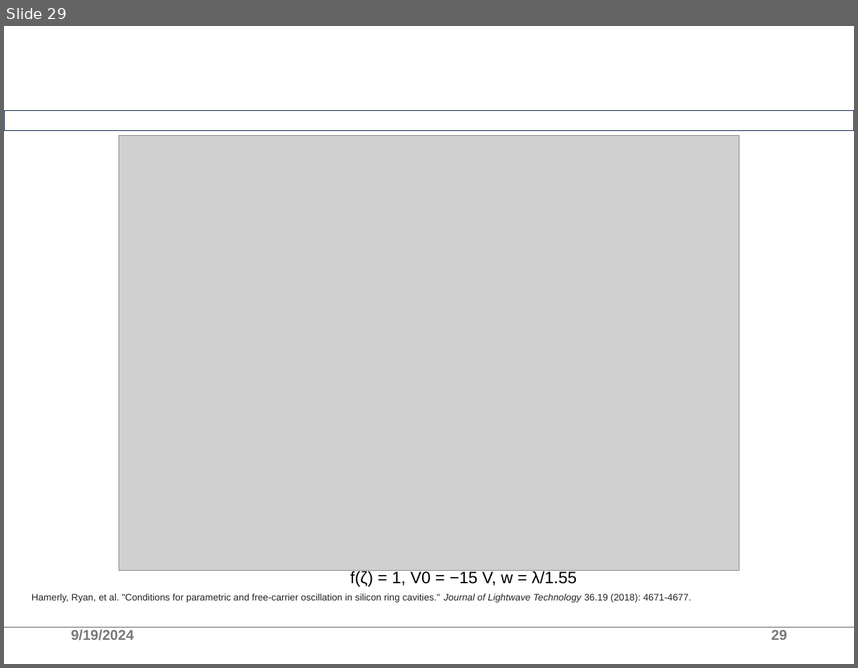
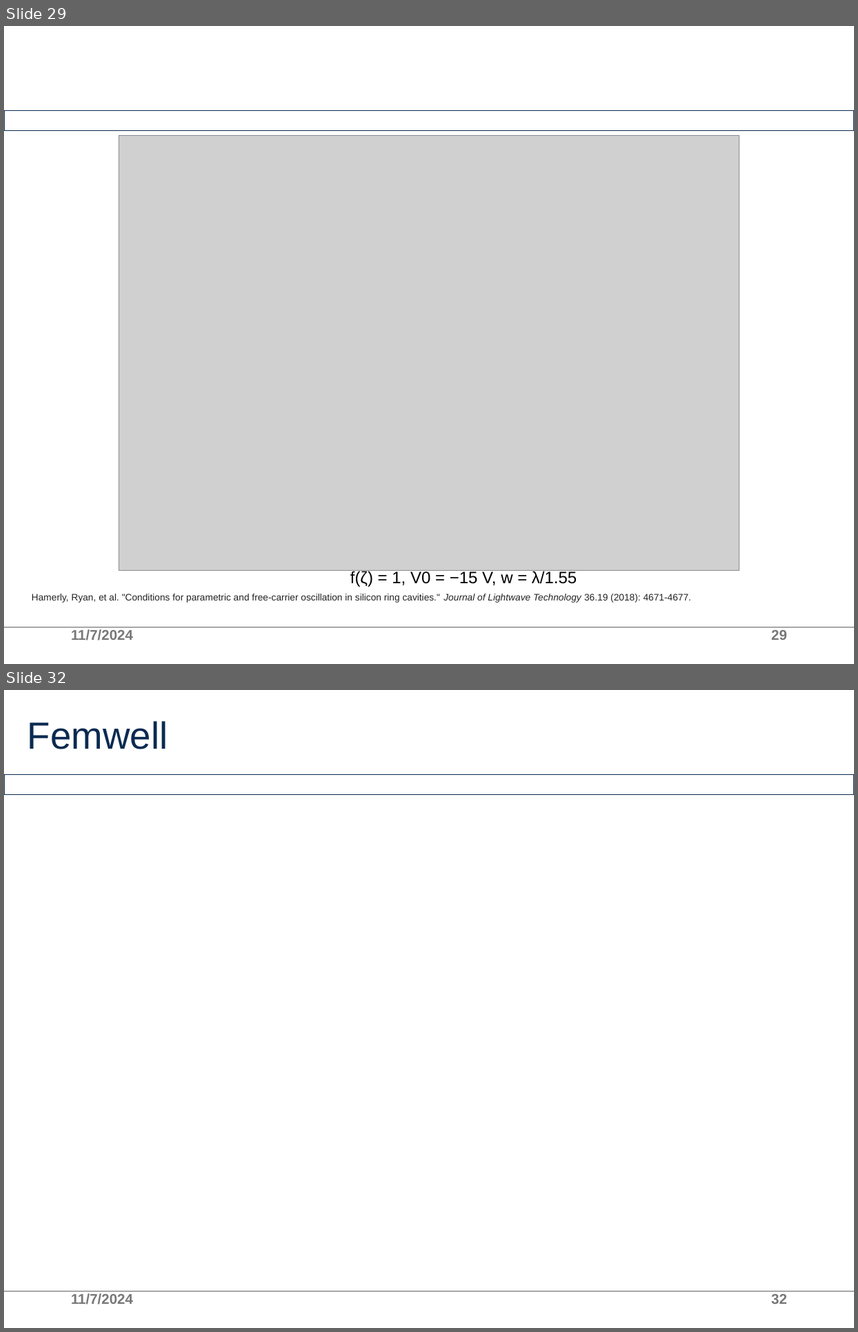
Before and after one commit to AllInCoffee/WHK_workplace, a slide deck: progress.pptx. Shown one above the other, each under a label of ours: slide 29 before the commit, slides 29 and 32 after it; the slides between them are not shown. The pictures are 858x668 and 858x1332 pixels, drawn with LibreOffice and Linux fonts; fonts in the diff are those of the drawing; grey boxes stand for pictures; background and template pictures are left out. Boxes give left, top, right and bottom in pixels: in the first picture for what was removed or moved away, otherwise in the second. Text is boxed around its words. In the diff, an @@ line names an element or a change of style, - is before the commit and + after.

```diff
--- a/progress.pptx
+++ b/progress.pptx
@@ slide 32 added at box(4, 690, 854, 1328), background #FFFFFF; not listed: 2 template elements that a slide beside it also shows @@
@@ title added at box(27, 721, 168, 749), 32 pt, text #0B2A51 @@
+Femwell
@@ text added at box(71, 1293, 133, 1304), 12 pt, text #797979 @@
+11/7/2024
@@ page number added at box(771, 1294, 787, 1303), 12 pt, text #797979 @@
+32
@@ slide 29 changed as well @@
@@ text at box(71, 629, 133, 640): text changed @@
-9/19/2024
+11/7/2024
```
Also in this commit, not shown: 27 other slides changed, 7 other slides added.
